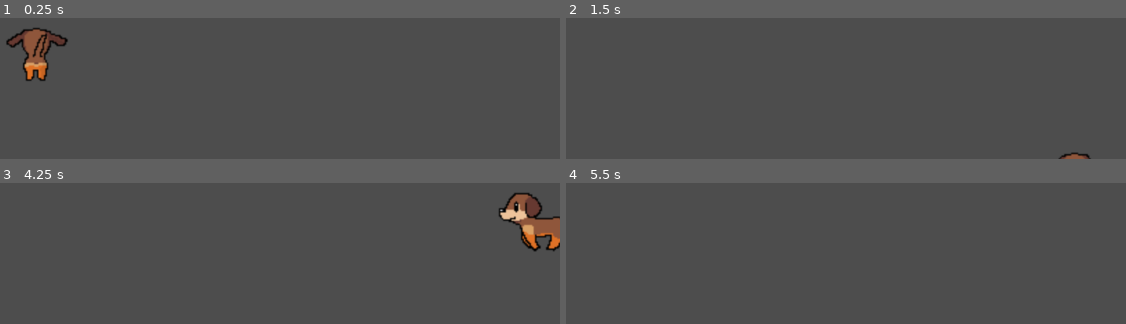
Above: before the commit, frames 1-4 (two rows, left to right).
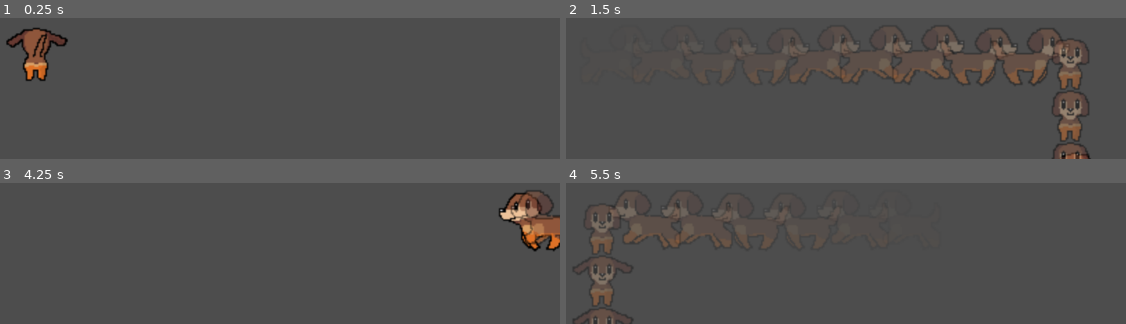
Above: after the commit, the same moments.

Repository: WOCae/dog
Game: Godot game, scene res://dog.tscn
Same seed, same stepped clock (60 frames per second), same inputs: the game is played once before the commit and once after it.
Inputs:
- Up to frame 1 (0.25 s): no input
- Up to frame 2 (1.5 s): hold Right (ui_right) 0.53-1.28 s; hold Down (ui_down) from 1.28 s (still down)
- Up to frame 3 (4.25 s): release Down (ui_down) at 2.03 s; hold Right (ui_right) 2.03-2.78 s; tap Enter at 2.75 s; hold Up (ui_up) 2.78-3.53 s; tap Space at 3.5 s; hold Left (ui_left) from 3.53 s (still down)
- Up to frame 4 (5.5 s): release Left (ui_left) at 5.03 s; hold Down (ui_down) from 5.03 s (still down)

The runs differ from the first frame. In frame 2, 6.2% of the frame differs, in the area x 30-94%, y 7-100%; in frame 3, 1.1%; in frame 4, 2.5%.
Error before the commit: Attempt to call function 'add_child' in base 'null instance' on a null instance. (res://dog.gd:75)

Commit message:
Update dog.tscn

Diff:
--- a/dog.tscn
+++ b/dog.tscn
@@ -75,4 +75,4 @@
 sprite_frames = SubResource("SpriteFrames_1vqrs")
 animation = &"up"
 
-[node name="GhostEffectLayer" type="CanvasLayer" parent="."]
+[node name="GhostLayer" type="CanvasLayer" parent="."]
